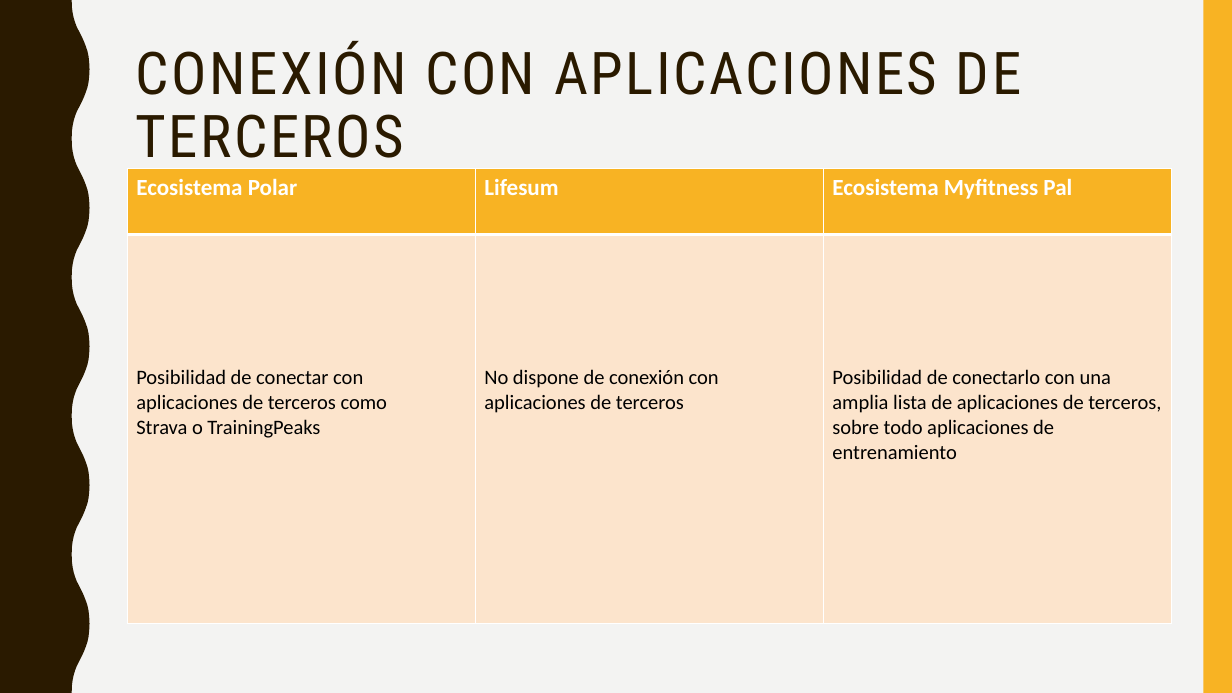
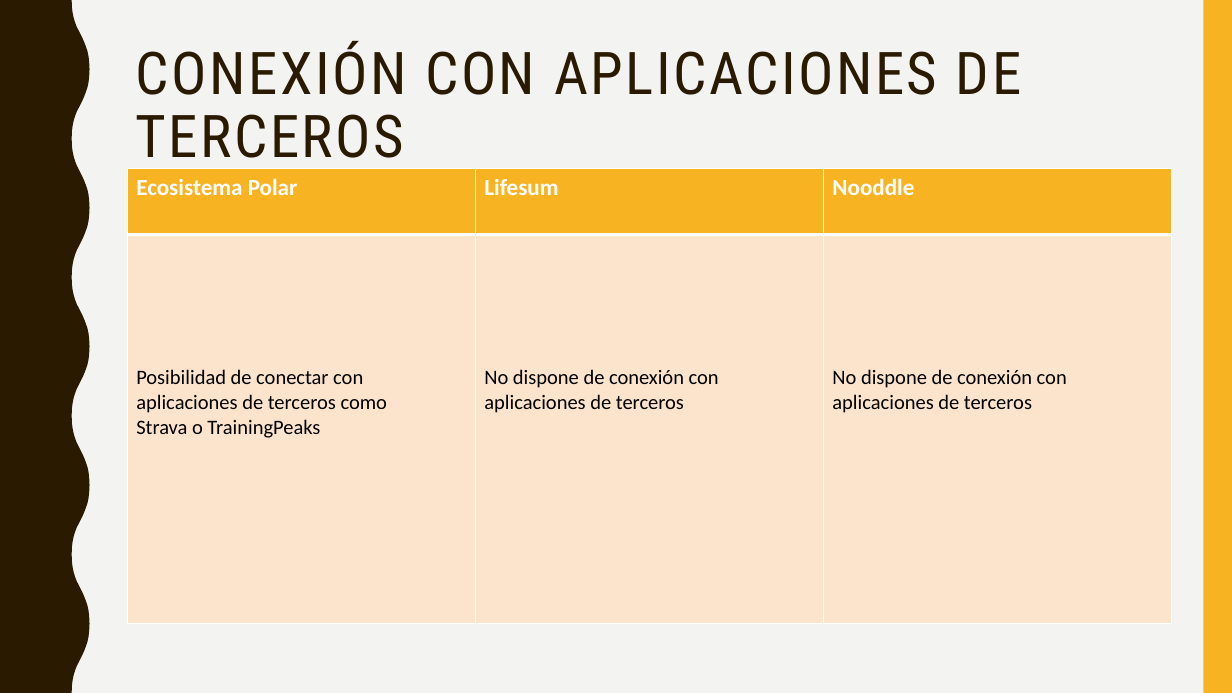
Before and after one commit to drzkn/TFM, a slide deck: slide 6 of Investigación/Benchmark/Benchmark aplicaciones.pptx. Drawn at 1232x693 pixels with LibreOffice and Linux fonts; fonts in the diff are those of the drawing. Boxes give left, top, right and bottom in pixels: in the first picture for what was removed or moved away, otherwise in the second. Text is boxed around its words. In the diff, an @@ line names an element or a change of style, - is before the commit and + after.

```diff
--- a/Investigación/Benchmark/Benchmark aplicaciones.pptx
+++ b/Investigación/Benchmark/Benchmark aplicaciones.pptx
@@ table at (x1=128, y1=169, x2=1173, y2=623) @@
-row 1, column 3: Ecosistema Myfitness Pal
+row 1, column 3: Nooddle
-row 2, column 3: Posibilidad de conectarlo con una amplia lista de aplicaciones de terceros, sobre todo aplicaciones de entrenamiento
+row 2, column 3: No dispone de conexión con aplicaciones de terceros
```
Also in this commit, not shown: 6 other slides changed, 21 other files.
